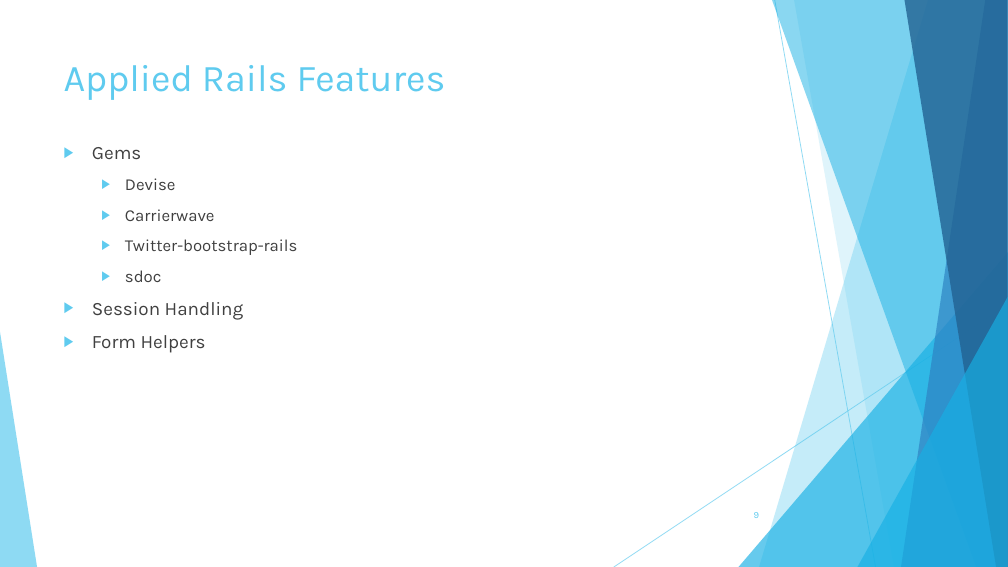
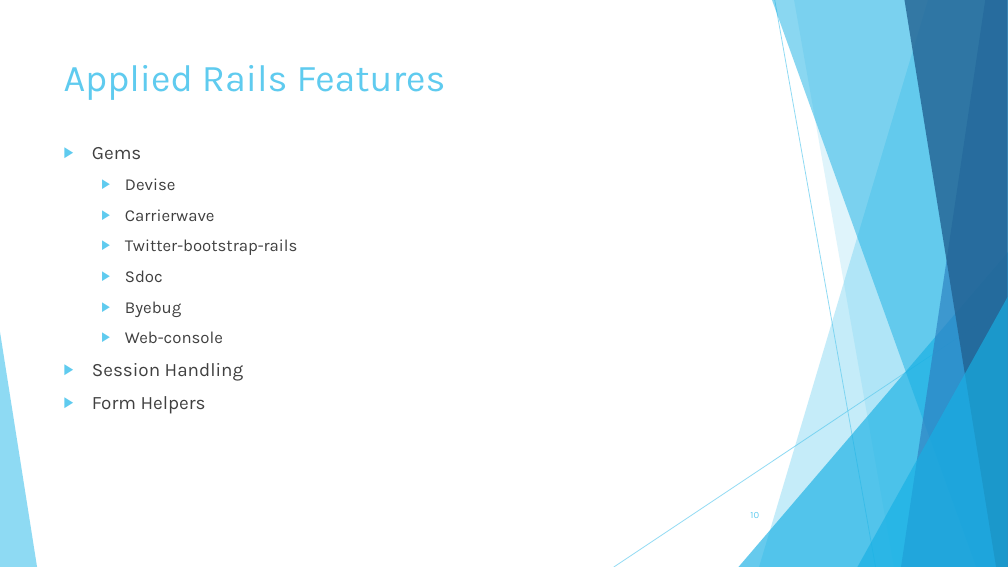
Before and after one commit to jpodier/cosc617-FinalProject-bathm-podie-quin, a slide deck: slide 10 of TowsonBook.pptx (slide 9 before the commit). Drawn at 1008x567 pixels with LibreOffice and Linux fonts; fonts in the diff are those of the drawing. Boxes give left, top, right and bottom in pixels: in the first picture for what was removed or moved away, otherwise in the second. Text is boxed around its words. In the diff, an @@ line names an element or a change of style, - is before the commit and + after.

```diff
--- a/TowsonBook.pptx
+++ b/TowsonBook.pptx
@@ text at (x1=125, y1=270, x2=223, y2=343): text changed @@
-  ▶ sdoc
+  ▶ Sdoc
+  ▶ Byebug
+  ▶ Web-console
@@ page number at (x1=750, y1=512, x2=759, y2=518): text changed @@
-9
+10
```
Also in this commit, not shown: 10 other slides changed, 2 slides added.
